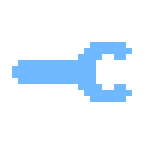
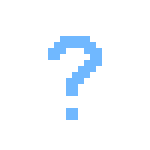
Revision of a layered 150 × 150 image; what changed, layer by layer:
added layer "Calque 1" above "animation" over [48, 36, 102, 120]
hid "settings" over [12, 42, 132, 102]
